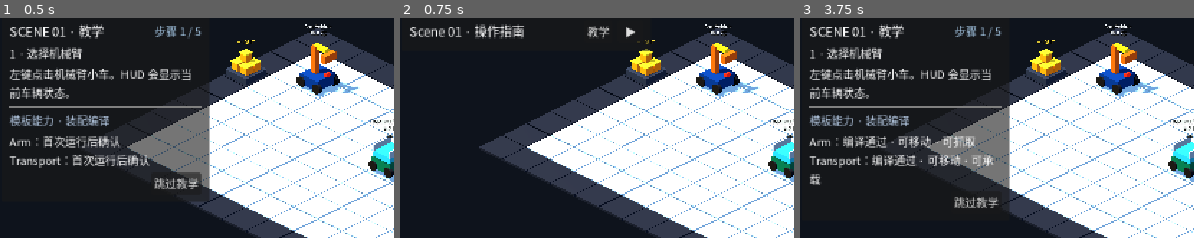
Above: before the commit, frames 1-3 (left to right).
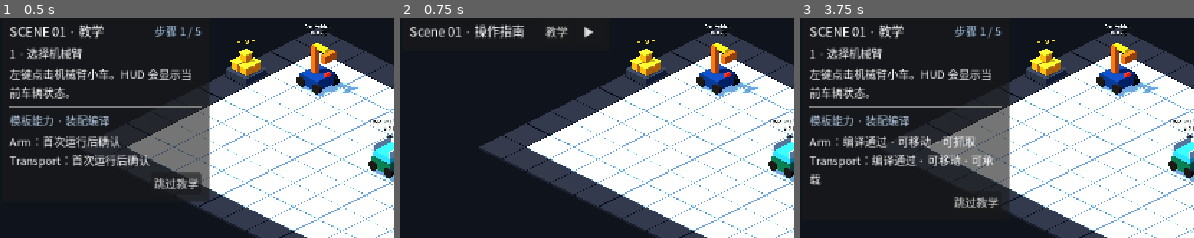
Above: after the commit, the same moments.

Repository: Ri0n72Y/automata
Game: Godot game, scene res://scenes/scene_01/scene_01_basic_packing.tscn
Two runs of this game, one before a commit and one after it. Both use one fixed random seed, a clock stepped at 60 frames per second and the inputs below.
Inputs:
- Up to frame 1 (0.5 s): no input
- Up to frame 2 (0.75 s): click "跳过教学" at 0.5 s
- Up to frame 3 (3.75 s): click "P ▶" at 1.25 s; click "▶" at 2 s; click "教学" at 2.75 s; click "▶" at 3.5 s
The pictures show only the part of the screen within x 1-51%, y 13-63%; the shares and areas given below are measured in that part.

Frame 1 is identical in both runs. In frame 2, 0.5% of the frame differs, in the area x 36-64%, y 3-15%; in frame 3, nothing differs.
Error before the commit: Invalid assignment of property or key 'visible' with value of type 'bool' on a base object of type 'null instance'. (res://scripts/scene_01/scene_01_manual_con…

Commit message:
fix(scene-01): keep manual guide inside rail slot

Diff:
--- a/scenes/scene_01/components/scene_01_manual_ui.tscn
+++ b/scenes/scene_01/components/scene_01_manual_ui.tscn
@@ -60,14 +60,23 @@
 focus_mode = 0
 text = "▶"
 
-[node name="Instructions" type="Label" parent="RootControl/Panel/Margin/VBox"]
+[node name="ManualBody" type="ScrollContainer" parent="RootControl/Panel/Margin/VBox"]
+unique_name_in_owner = true
 visible = false
+layout_mode = 2
+size_flags_vertical = 3
+
+[node name="BodyVBox" type="VBoxContainer" parent="RootControl/Panel/Margin/VBox/ManualBody"]
+layout_mode = 2
+size_flags_horizontal = 3
+theme_override_constants/separation = 8
+
+[node name="Instructions" type="Label" parent="RootControl/Panel/Margin/VBox/ManualBody/BodyVBox"]
 layout_mode = 2
 text = "▶/⏸ 播放/暂停 · 倍速 0.5×/1×/2×/4× · ↺ 重置\n左键选择车辆；M 进入移动目标模式，左键确认\nM / Esc / 右键退出目标模式；X 停止车辆任务\n机械臂：A / D 调整朝向，C 抓取或放置\nEsc / 右键取消车辆选择；Q / E 旋转相机"
 autowrap_mode = 2
 
-[node name="ScopeNote" type="Label" parent="RootControl/Panel/Margin/VBox"]
-visible = false
+[node name="ScopeNote" type="Label" parent="RootControl/Panel/Margin/VBox/ManualBody/BodyVBox"]
 layout_mode = 2
 text = "HUD 显示车辆、库存、任务和命令反馈。\n绿色机械臂工作区表示存在可执行交互。\n暂停冻结玩法命令但仍可观察；Debug 位于右上角。"
 autowrap_mode = 2
